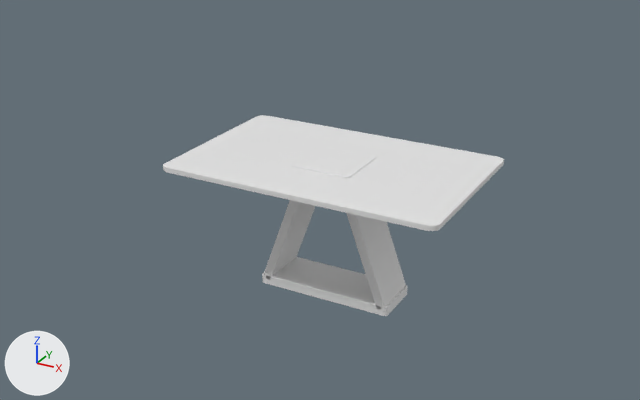
One commit to the COLLADA model magni_description/meshes/base.dae: the scene before it, then after it.
One viewpoint serves both versions: a 50 mm lens placed at (0.725, -1.375, 0.873), pointed at (-0.034, 0.005, 0.183). The axes (+X, +Y, +Z) are drawn at lower left. The lights are the same throughout. Materials are left out; every surface is plain grey. Where no turn or scale is listed for an object, it has been applied to the vertices.
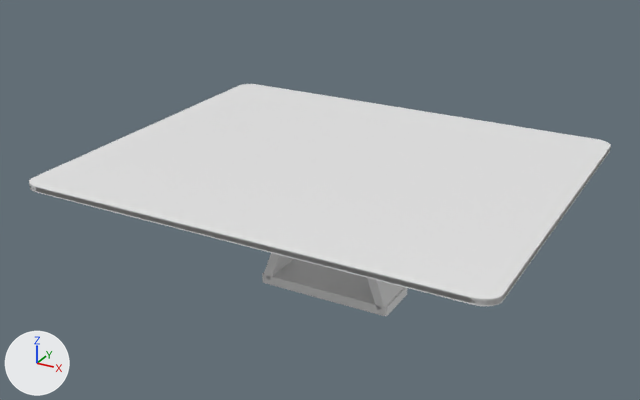
Where the change shows, as pixel boxes (x1, y1, x2, y2) in the pictures (640 x 400 px):
'Box 5', rescaled (578% wider, 573% taller)
    before: (292, 146, 377, 178)
    after: (29, 84, 611, 305)
'Box', rescaled
    before: (163, 115, 504, 231)
    after: (29, 149, 610, 306)
'Box 2', unchanged, covered by the edit
    before: (346, 213, 406, 312)
    after: (367, 278, 404, 312)
'Box 1', unchanged, covered by the edit
    before: (263, 200, 315, 279)
    after: (263, 253, 293, 279)

The edits, one by one:
Object 'Box 5' (ob_box_5) is rescaled from (1.2, 1.2, 0.1) to (8.7, 7.2, 0.1).
Object 'Box' (ob_box) is rescaled from (5.5, 3.5, 0.1) to (8.7, 7.2, 0.1).
